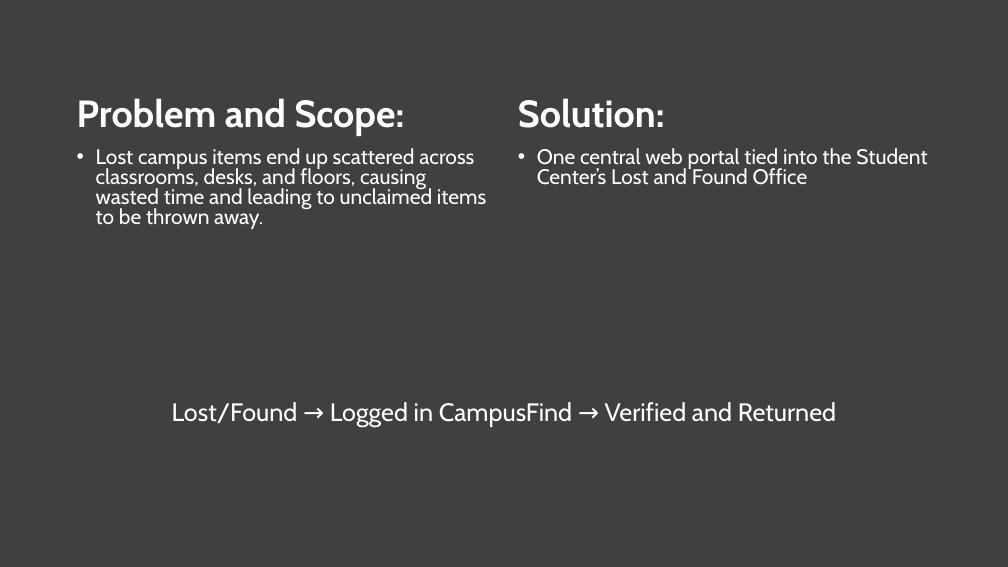
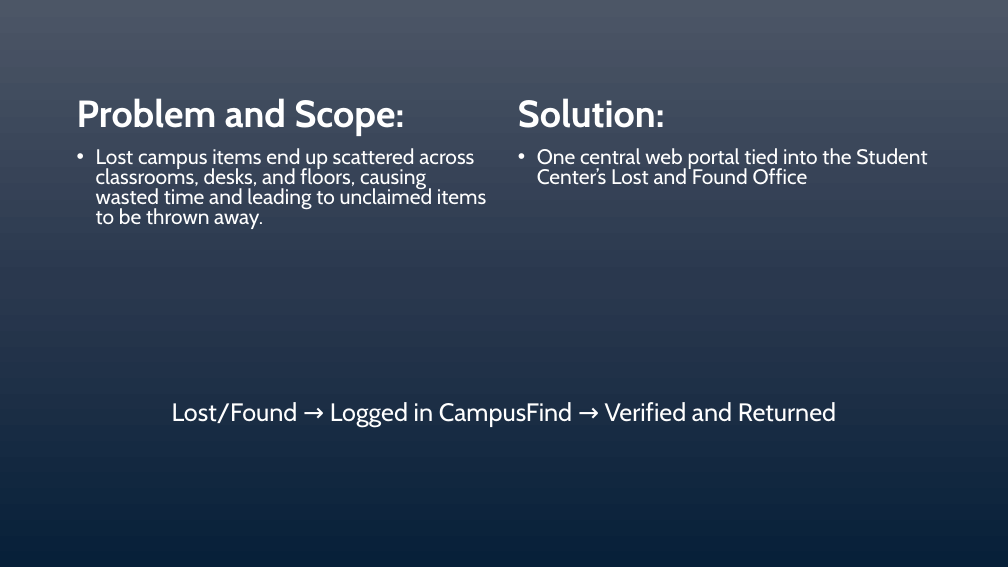
Before and after one commit to Milwacko/CS-3321-GroupProject, a slide deck: slide 2 of CampusFind.pptx. Drawn at 1008x567 pixels with LibreOffice and Linux fonts; fonts in the diff are those of the drawing. Boxes give left, top, right and bottom in pixels: in the first picture for what was removed or moved away, otherwise in the second. Text is boxed around its words. In the diff, an @@ line names an element or a change of style, - is before the commit and + after.

```diff
--- a/CampusFind.pptx
+++ b/CampusFind.pptx
@@ background #404040 to gradient #4D5667 to #2B394F to #072139 @@
```
Also in this commit, not shown: 5 other slides changed.
